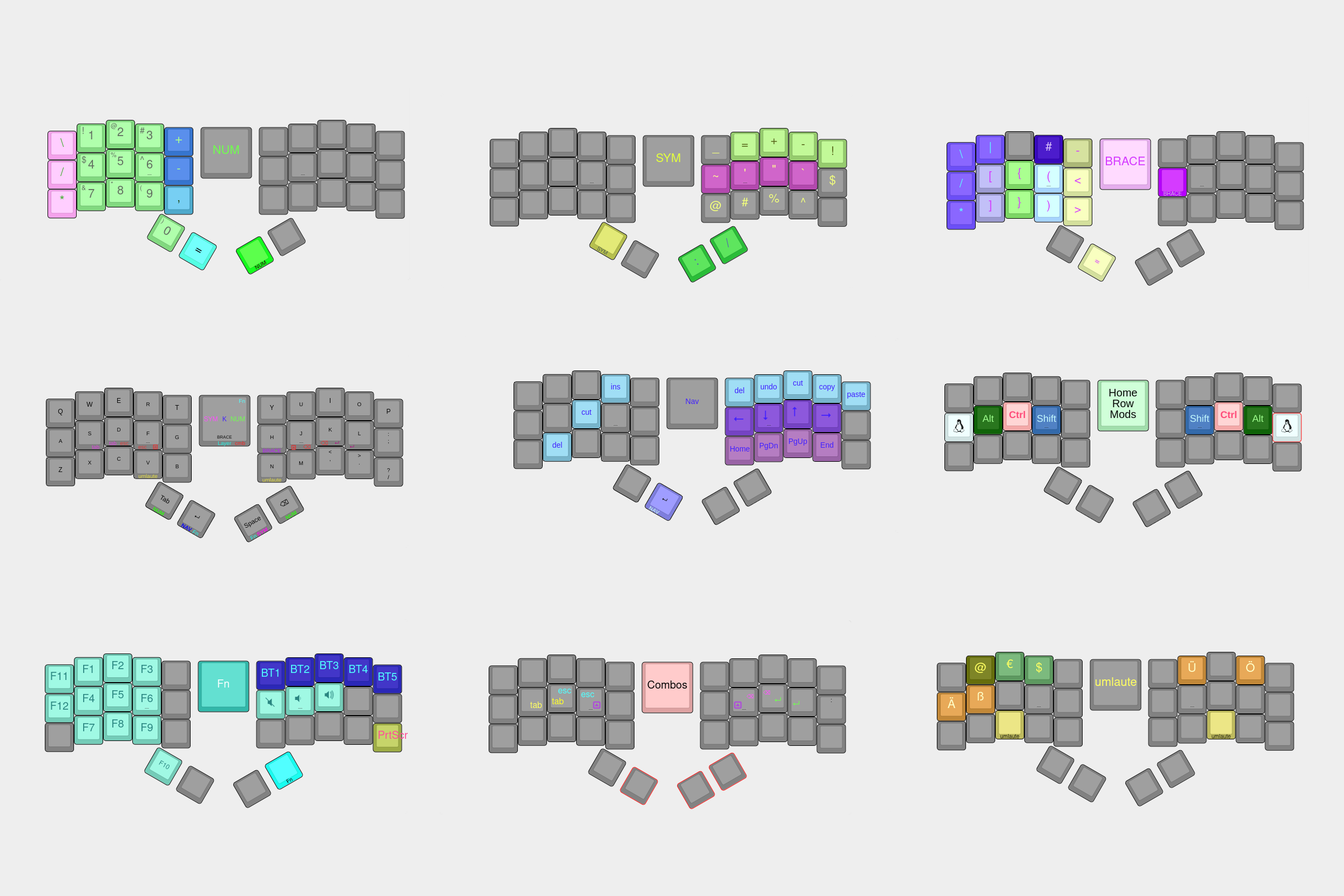
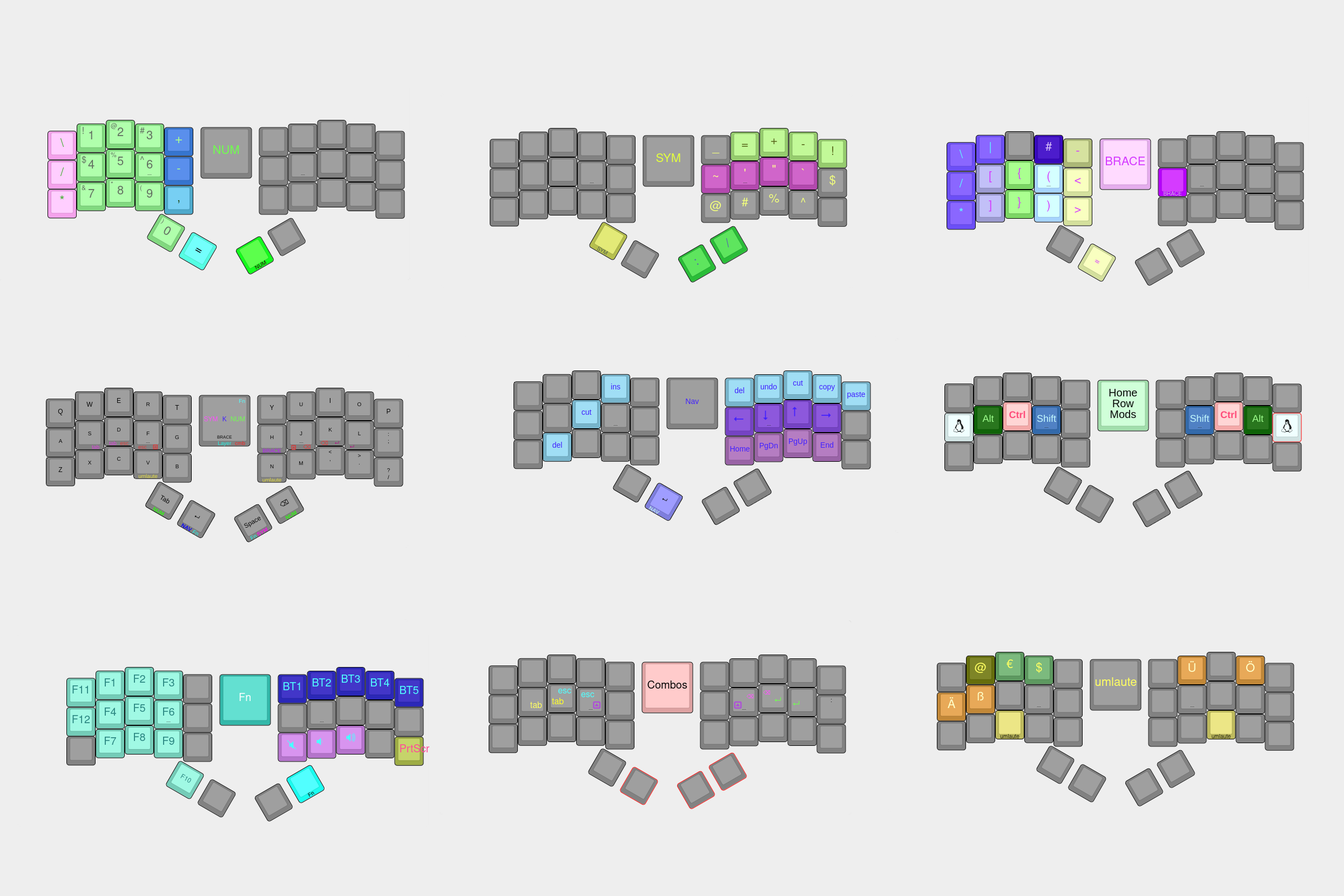
The second 1344x896 image is a revision of the first. Changes to its layers:
added layer "keyboard-layout-Function.png" above "Pasted Layer #1" over [44, 653, 430, 822]
